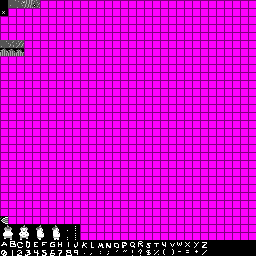
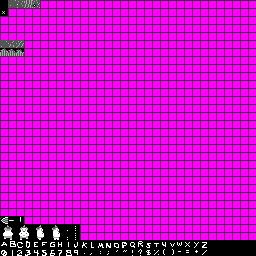
Comparing the layer stacks of the two 256x256 images. Changes:
painted on "sprite_sheet.png" over [8, 2, 24, 224]
